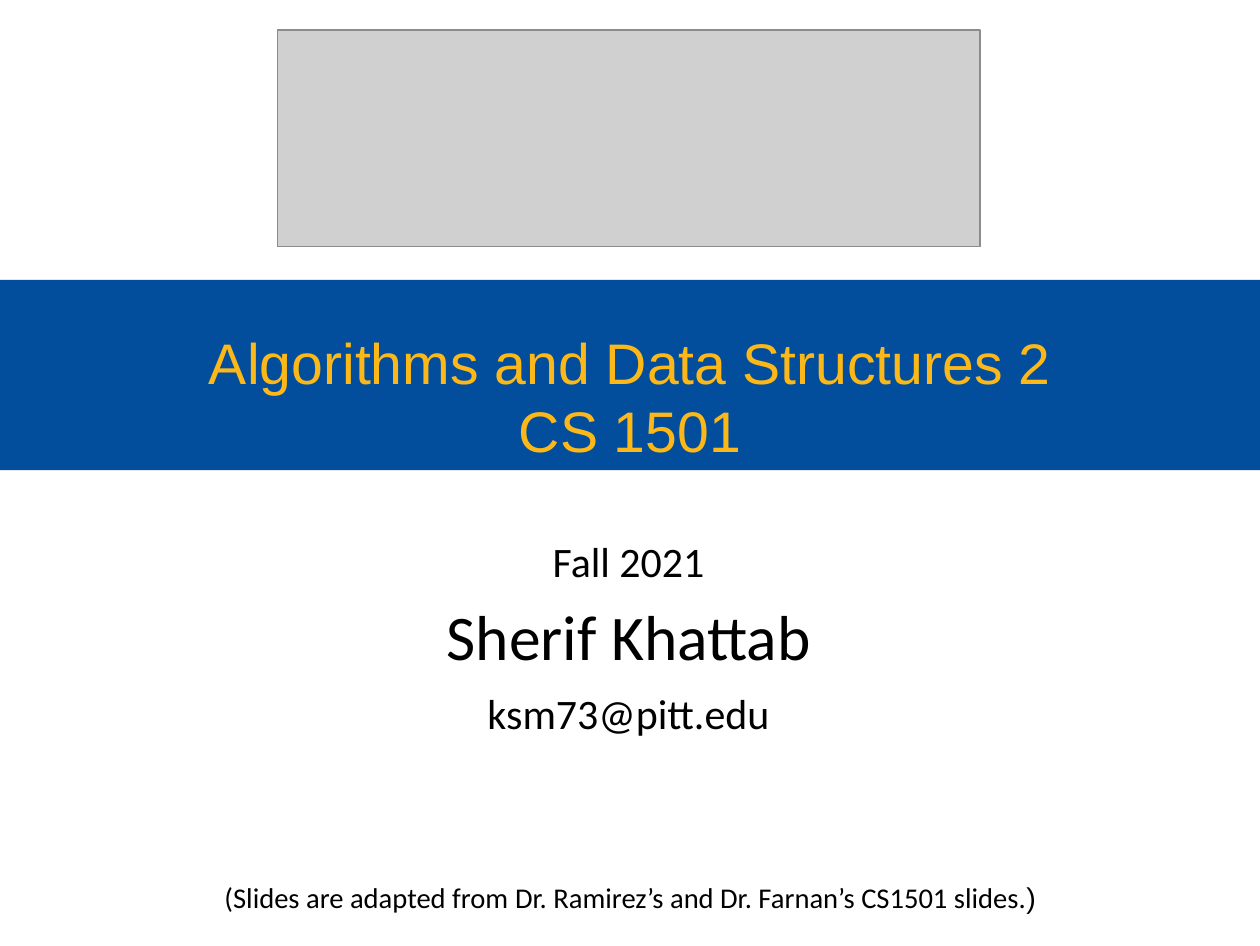
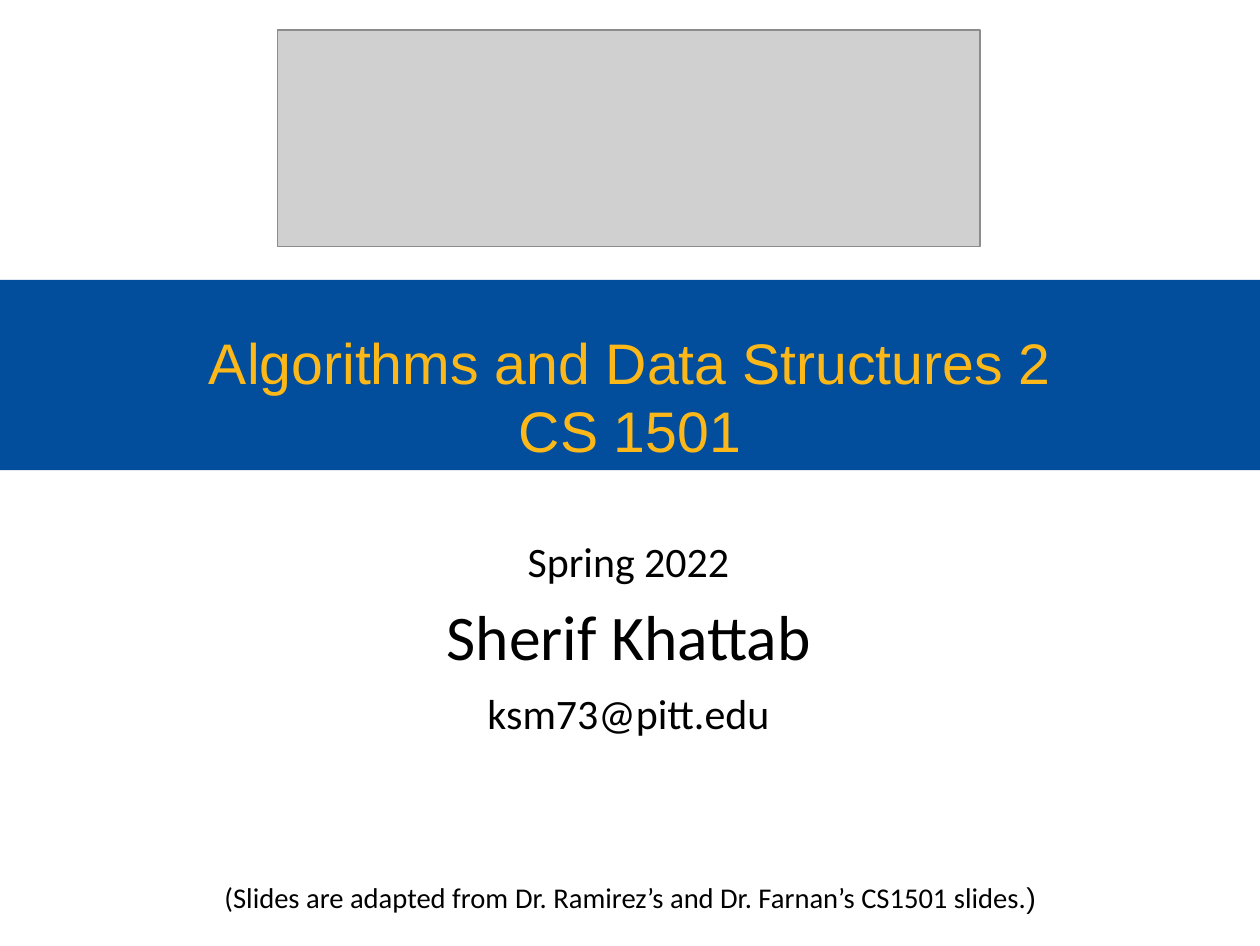
Before and after one commit to cs1501-2224/handouts, a slide deck: slide 1 of DraftSlides/Lecture15.pptx. Drawn at 1260x946 pixels with LibreOffice and Linux fonts; fonts in the diff are those of the drawing; grey boxes stand for pictures. Boxes give left, top, right and bottom in pixels: in the first picture for what was removed or moved away, otherwise in the second. Text is boxed around its words. In the diff, an @@ line names an element or a change of style, - is before the commit and + after.

```diff
--- a/DraftSlides/Lecture15.pptx
+++ b/DraftSlides/Lecture15.pptx
@@ subtitle at (528,548,729,585): text changed @@
-Fall 2021
+Spring 2022
```
Also in this commit, not shown: 4 other slides changed, 30 slides added, 3 other files.
